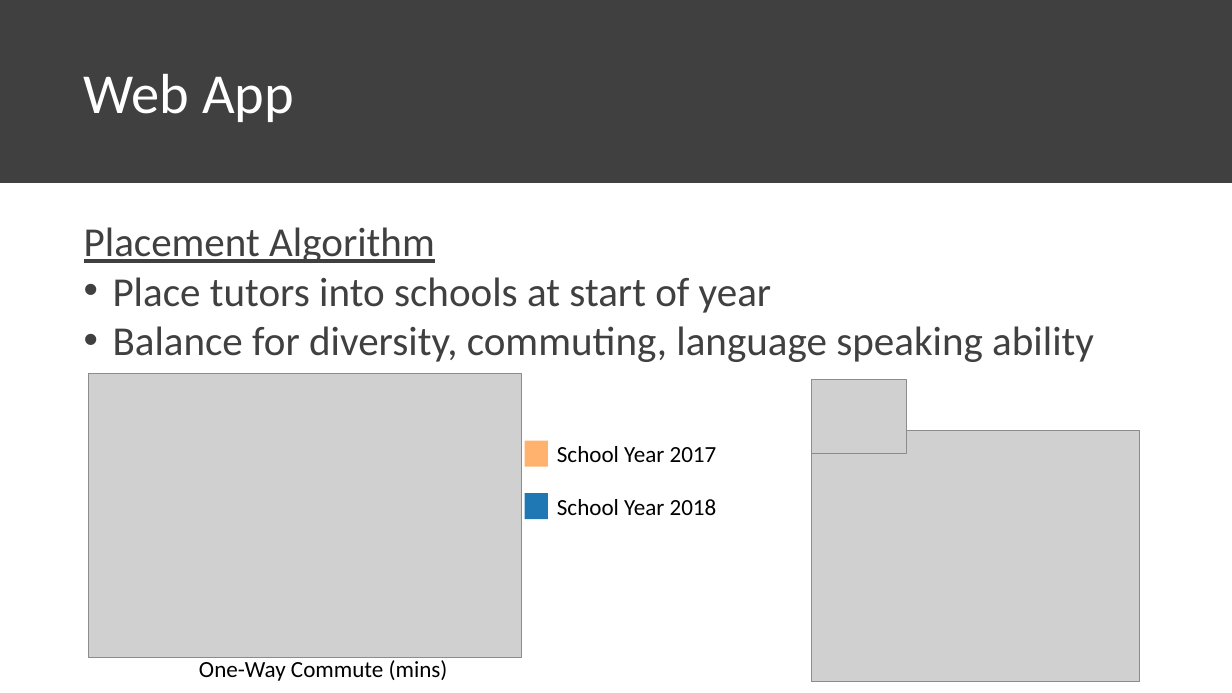
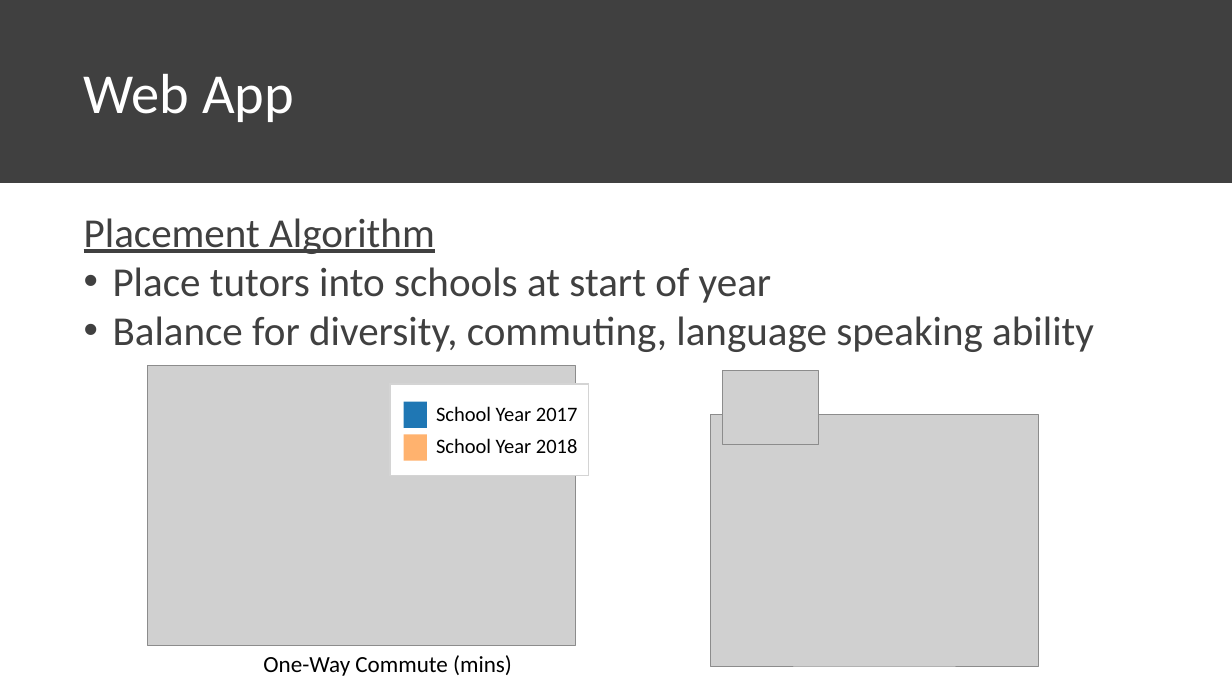
Before and after one commit to chrisluedtke/talks, a slide deck: slide 10 of 2018-06-14-ChiPy/Presentation.pptx (slide 13 before the commit). Drawn at 1232x693 pixels with LibreOffice and Linux fonts; fonts in the diff are those of the drawing; grey boxes stand for pictures. Boxes give left, top, right and bottom in pixels: in the first picture for what was removed or moved away, otherwise in the second. Text is boxed around its words. In the diff, an @@ line names an element or a change of style, - is before the commit and + after.

```diff
--- a/2018-06-14-ChiPy/Presentation.pptx
+++ b/2018-06-14-ChiPy/Presentation.pptx
@@ text "Placement Algorithm": place and size @@
-text "Placement Algorithm" at box(84, 227, 1094, 362)
+text "Placement Algorithm" at box(84, 218, 1094, 352)
@@ picture: place and size @@
-picture at box(89, 373, 522, 658)
+picture at box(148, 366, 576, 645)
@@ rectangle added at box(390, 384, 588, 476), fill #FFFFFF, outline #D4D4D4 1 pt @@
@@ picture: place and size @@
-picture at box(811, 380, 908, 454)
+picture at box(723, 371, 819, 445)
@@ rectangle: place and size @@
-rectangle at box(525, 494, 548, 519)
+rectangle at box(404, 402, 427, 428)
@@ text at box(436, 406, 577, 421): text changed; size 18 to 16 pt @@
-School Year 2018
+School Year 2017
@@ picture: place and size @@
-picture at box(811, 431, 1140, 682)
+picture at box(711, 415, 1039, 666)
@@ rectangle: place and size @@
-rectangle at box(525, 441, 548, 467)
+rectangle at box(404, 434, 427, 460)
@@ text at box(436, 438, 577, 453): text changed; size 18 to 16 pt @@
-School Year 2017
+School Year 2018
@@ text "One-Way Commute (mins)": place and size @@
-text "One-Way Commute (mins)" at box(199, 657, 448, 681)
+text "One-Way Commute (mins)" at box(263, 655, 512, 676)
```
Also in this commit, not shown: 5 other slides changed, 1 slide added, 4 slides removed, 1 other file.
